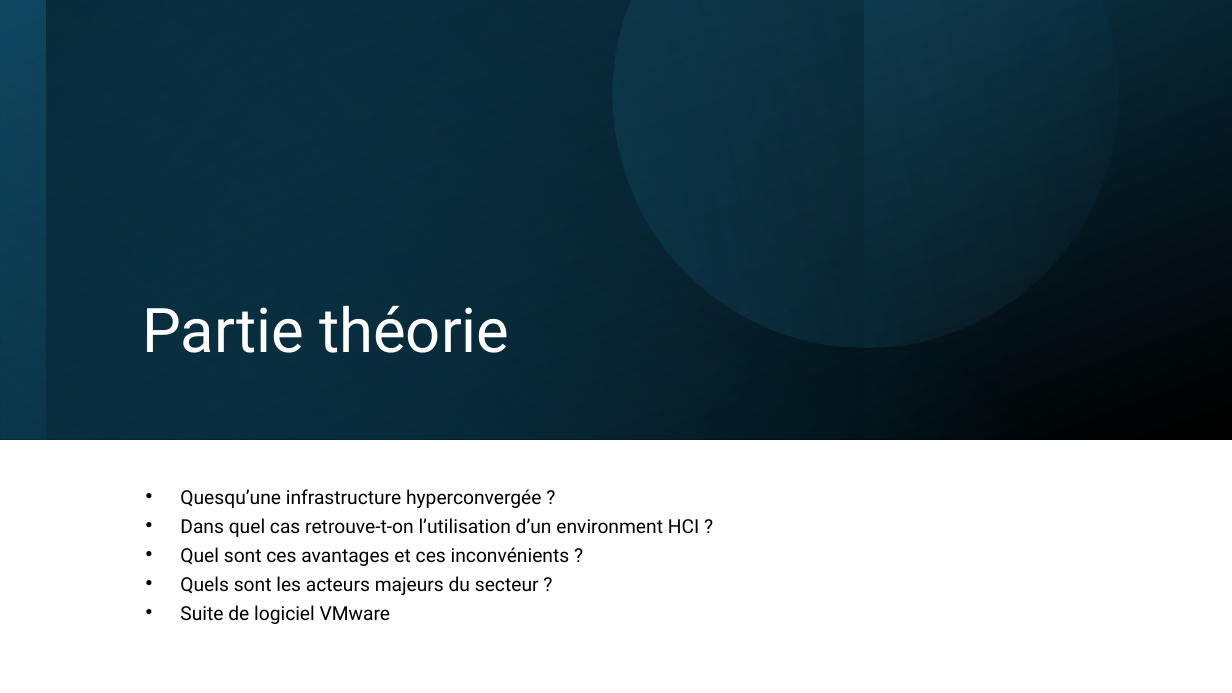
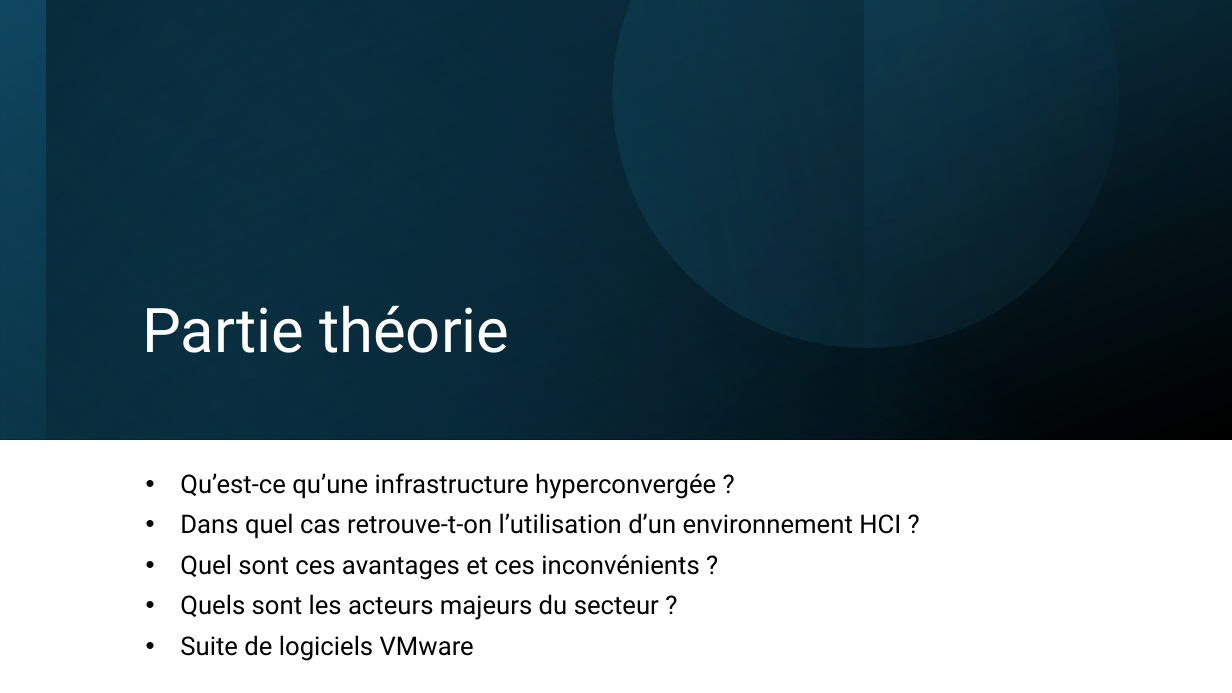
Before and after one commit to Vinc1347900/Stage_Henallux, a slide deck: slide 5 of TFE/DHAIMI_Vincent_PP_TFE.pptx. Drawn at 1232x693 pixels with LibreOffice and Linux fonts; fonts in the diff are those of the drawing. Boxes give left, top, right and bottom in pixels: in the first picture for what was removed or moved away, otherwise in the second. Text is boxed around its words. In the diff, an @@ line names an element or a change of style, - is before the commit and + after.

```diff
--- a/TFE/DHAIMI_Vincent_PP_TFE.pptx
+++ b/TFE/DHAIMI_Vincent_PP_TFE.pptx
@@ text at bbox=[180, 473, 901, 539]: text changed; size 15 to 20 pt @@
-• Quesqu’une infrastructure hyperconvergée ?
-• Dans quel cas retrouve-t-on l’utilisation d’un environment HCI ?
+• Qu’est-ce qu’une infrastructure hyperconvergée ?
+• Dans quel cas retrouve-t-on l’utilisation d’un environnement HCI ?
@@ text at bbox=[180, 554, 699, 620]: size 15 to 20 pt in "Quel sont ces avantages et ces inconvénients ...", "Quels sont les acteurs majeurs du secteur ..."; line spacing 0.7 to 0.9 @@
@@ text at bbox=[180, 635, 474, 661]: text changed; size 15 to 20 pt @@
-• Suite de logiciel VMware
+• Suite de logiciels VMware
```
Also in this commit, not shown: 15 other slides changed, 4 other files.
